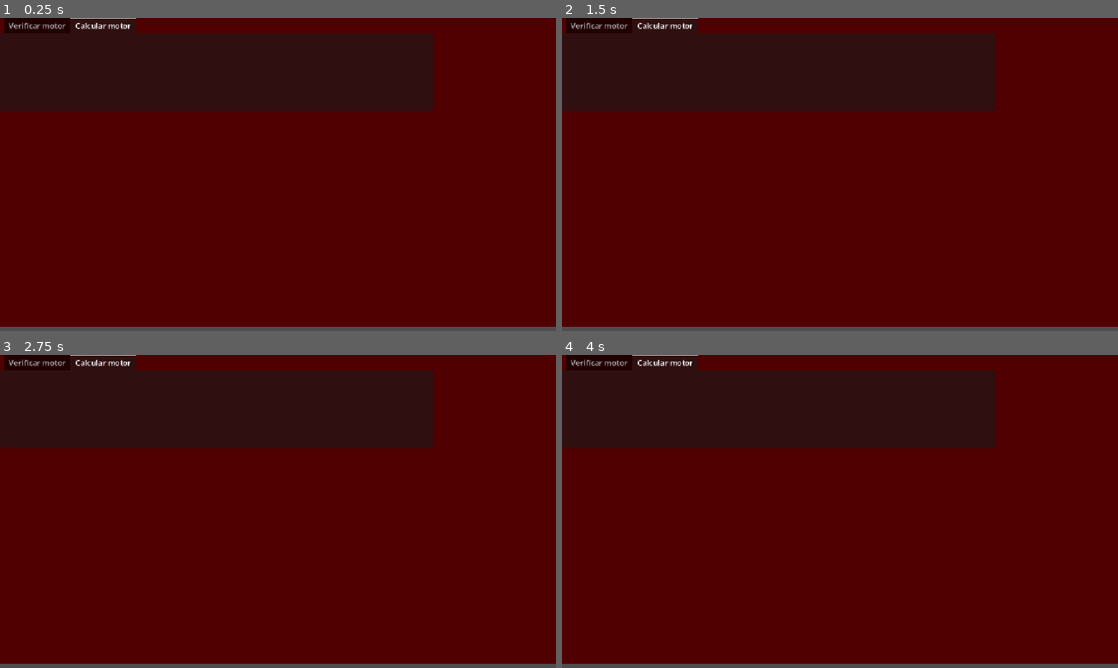
Above: before the commit, frames 1-4 (two rows, left to right).
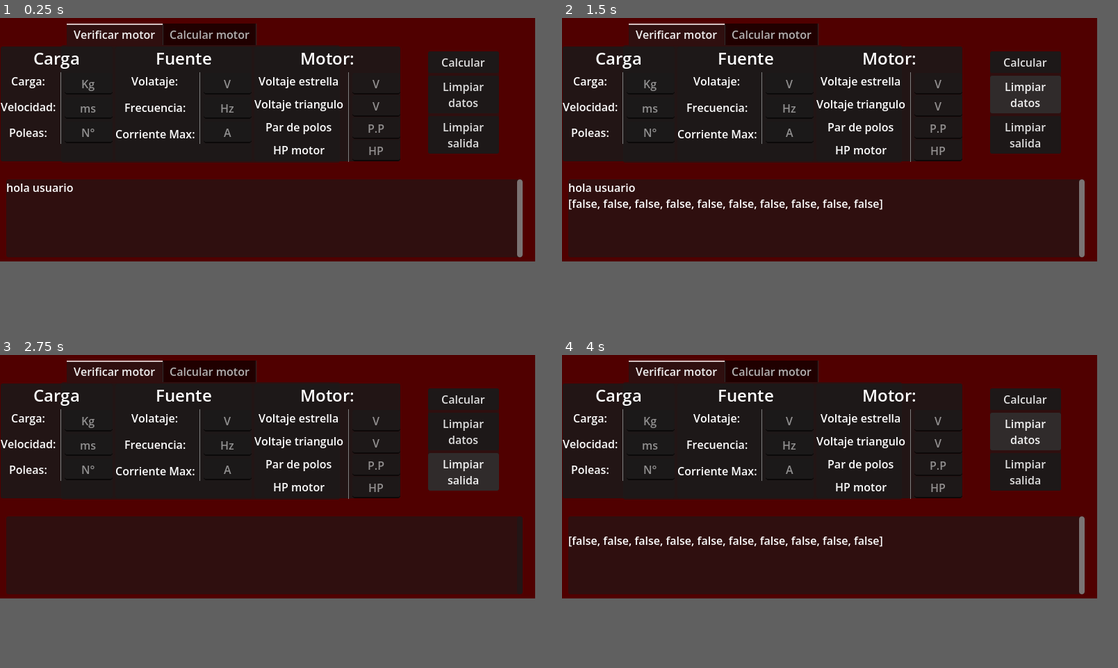
Above: after the commit, the same moments.

Repository: Red-Fox360/Proyecto-calculadora_motor
Game: Godot game, scene res://motor_trifasico.tscn
The game is run twice, just before and just after one commit, with the same random seed, the same clock (stepped at 60 frames per second) and the same inputs.
Inputs (mouse positions are in pixels of both pictures, inside the frame that each line leads up to):
- Up to frame 1 (0.25 s): no input
- Up to frame 2 (1.5 s): click (1045, 74) at 0.5 s, where only the run after the commit has a clickable "Calcular"; click (1045, 115) at 1.25 s, where only the run after the commit has a clickable "Limpiar datos"
- Up to frame 3 (2.75 s): click (483, 505) at 2 s, where only the run after the commit has a clickable "Limpiar salida"
- Up to frame 4 (4 s): click (1045, 411) at 2.75 s, where only the run after the commit has a clickable "Calcular"; click (1045, 452) at 3.5 s, where only the run after the commit has a clickable "Limpiar datos"
In our replay, the window is 800x450 before the commit and 770x350 after it. These sizes can differ from the game's own. Grey fills any space a smaller window leaves; there, only what the larger window draws over its background counts as a difference.

The runs differ from the first frame. In frame 1, 47% of the frame differs, in the area x 0-100%, y 0-100%; in frame 2, 47%; in frame 3, 47%; in frame 4, 47%.

Commit message:
13/11/2026, add code

Diff:
--- a/calculadora.gd
+++ b/calculadora.gd
@@ -205,7 +205,7 @@
 # ============================================================
 # INICIO: PRUEBA RÁPIDA (borrar cuando hagas la interfaz)
 # ============================================================
-func _ready() -> void:
+#func _ready() -> void:
 	# 100 kg, 0.5 m/s, 2 poleas, motor 2 HP 220/380 V, red 380 V, 50 Hz, 4 polos
 	print(caso_1(100, 0.5, 2, 2, 220, 380, 380, 50, 4))
 	print(caso_2(100, 0.5, 2, 380, 50, 4, Conexion.ESTRELLA))
--- a/motor_trifasico.gd
+++ b/motor_trifasico.gd
@@ -1 +1,53 @@
 extends Control
+
+@export var Salida_texto:RichTextLabel
+@export var Selection_tab:TabContainer
+
+#region / variables del caso 1
+@export var Masa:LineEdit # Kg carga
+@export var Velocidad:LineEdit # Velocidad metros por segundo (ms)
+@export var Poleas:LineEdit # Cantidad de poleas
+
+@export var Voltaje:LineEdit # Voltaje fuente
+@export var Frecuencia:LineEdit # Frecuencia fuente
+@export var Corriente:LineEdit # Corriente maxima del motor
+
+@export var Voltaje_estrella:LineEdit
+@export var Voltaje_delta:LineEdit
+@export var Par_polos:LineEdit
+@export var HP:LineEdit
+
+
+#endregion
+
+var Mensaje_salida:= []
+
+func _ready():
+	pass
+
+
+func _on_botoncalculo_pressed() -> void:
+	var Current_selection = Selection_tab.current_tab
+	var Verificar_texto_1 = [Masa.text, Velocidad.text, Poleas.text,
+	Voltaje.text, Frecuencia.text, Corriente.text, Voltaje_estrella.text,
+	Voltaje_delta.text, Par_polos.text, HP.text] # Verificar lineas de texto del caso 1
+	if Current_selection == 0:
+		for i in Verificar_texto_1:
+			print(i)
+			if i == "":
+				Mensaje_salida.append(false)
+			else:
+				Mensaje_salida.append(true)
+		Salida_texto.newline()
+		Salida_texto.add_text(str(Mensaje_salida))
+		Mensaje_salida.clear()
+	else:
+		pass
+
+
+func _on_boton_limpiar_datos_pressed() -> void:
+	pass # Replace with function body.
+
+
+func _on_botonlimpiar_salida_pressed() -> void:
+	Salida_texto.clear()
--- a/motor_trifasico.tscn
+++ b/motor_trifasico.tscn
@@ -2,8 +2,9 @@
 
 [ext_resource type="Script" uid="uid://gfpy8ijba6fj" path="res://motor_trifasico.gd" id="1_xxd2h"]
 [ext_resource type="Script" uid="uid://beyq1d5ltqrvn" path="res://calculadora.gd" id="2_c4hpf"]
-
-[node name="Motor-trifasico" type="Control" unique_id=1614836647]
+[ext_resource type="Script" uid="uid://dpaex35e813ca" path="res://verificar_motor.gd" id="3_2ldxg"]
+
+[node name="Motor-trifasico" type="Control" unique_id=1614836647 node_paths=PackedStringArray("Salida_texto", "Selection_tab", "Masa", "Velocidad", "Poleas", "Voltaje", "Frecuencia", "Corriente", "Voltaje_estrella", "Voltaje_delta", "Par_polos", "HP")]
 layout_mode = 3
 anchors_preset = 15
 anchor_right = 1.0
@@ -11,38 +12,60 @@
 grow_horizontal = 2
 grow_vertical = 2
 script = ExtResource("1_xxd2h")
+Salida_texto = NodePath("output-panel/RichTextLabel")
+Selection_tab = NodePath("TabContainer")
+Masa = NodePath("TabContainer/Verificar motor/PanelContainer/HBoxContainer/Carga/VBoxContainer/HBoxContainer/Valores-carga/Kg")
+Velocidad = NodePath("TabContainer/Verificar motor/PanelContainer/HBoxContainer/Carga/VBoxContainer/HBoxContainer/Valores-carga/Velocidad")
+Poleas = NodePath("TabContainer/Verificar motor/PanelContainer/HBoxContainer/Carga/VBoxContainer/HBoxContainer/Valores-carga/Poleas")
+Voltaje = NodePath("TabContainer/Verificar motor/PanelContainer/HBoxContainer/Fuente/Labels-fuente/HBoxContainer/Valores-fuente/Voltaje")
+Frecuencia = NodePath("TabContainer/Verificar motor/PanelContainer/HBoxContainer/Fuente/Labels-fuente/HBoxContainer/Valores-fuente/Frecuencia")
+Corriente = NodePath("TabContainer/Verificar motor/PanelContainer/HBoxContainer/Fuente/Labels-fuente/HBoxContainer/Valores-fuente/Corriente")
+Voltaje_estrella = NodePath("TabContainer/Verificar motor/PanelContainer/HBoxContainer/Motor/VBoxContainer/HBoxContainer/Valores-motor/Voltaje-estrella")
+Voltaje_delta = NodePath("TabContainer/Verificar motor/PanelContainer/HBoxContainer/Motor/VBoxContainer/HBoxContainer/Valores-motor/Voltaje-triangulo")
+Par_polos = NodePath("TabContainer/Verificar motor/PanelContainer/HBoxContainer/Motor/VBoxContainer/HBoxContainer/Valores-motor/Par-de-polos")
+HP = NodePath("TabContainer/Verificar motor/PanelContainer/HBoxContainer/Motor/VBoxContainer/HBoxContainer/Valores-motor/HP-motor")
 
 [node name="Calculadora" type="Node" parent="." unique_id=378350077]
 script = ExtResource("2_c4hpf")
 
+[node name="Verificar-motor" type="Node" parent="." unique_id=523258808]
+script = ExtResource("3_2ldxg")
+
+[node name="Calcular-motor" type="Node" parent="." unique_id=1580241876]
+
 [node name="ColorRect" type="ColorRect" parent="." unique_id=455429002]
 layout_mode = 0
-offset_top = -8.0
-offset_right = 1152.0
-offset_bottom = 640.0
+offset_top = -3.0
+offset_right = 770.0
+offset_bottom = 352.0
 color = Color(0.3137255, 0, 0, 1)
 
 [node name="TabContainer" type="TabContainer" parent="." unique_id=1171728779]
 layout_mode = 1
 anchors_preset = -1
-anchor_right = 0.7786458
-anchor_bottom = 0.2962963
+anchor_left = 0.114285715
+anchor_top = 0.022857143
+anchor_right = 0.6351191
+anchor_bottom = 0.5942857
 grow_horizontal = 2
 grow_vertical = 2
-current_tab = 1
+current_tab = 0
 metadata/_edit_use_anchors_ = true
 
 [node name="Verificar motor" type="TabBar" parent="TabContainer" unique_id=1481545794]
-visible = false
 layout_mode = 2
 metadata/_tab_index = 0
 
 [node name="PanelContainer" type="PanelContainer" parent="TabContainer/Verificar motor" unique_id=1478335758]
-layout_mode = 0
-offset_left = 8.0
-offset_top = 9.0
-offset_right = 593.0
-offset_bottom = 140.0
+layout_mode = 1
+anchors_preset = 14
+anchor_top = 0.5
+anchor_right = 1.0
+anchor_bottom = 0.5
+offset_top = -82.5
+offset_bottom = 82.5
+grow_horizontal = 2
+grow_vertical = 2
 
 [node name="HBoxContainer" type="HBoxContainer" parent="TabContainer/Verificar motor/PanelContainer" unique_id=1178259563]
 layout_mode = 2
@@ -64,45 +87,43 @@
 
 [node name="Labes-carga" type="VBoxContainer" parent="TabContainer/Verificar motor/PanelContainer/HBoxContainer/Carga/VBoxContainer/HBoxContainer" unique_id=31737182]
 layout_mode = 2
-theme_override_constants/separation = 17
+theme_override_constants/separation = 14
 
 [node name="Label-kg" type="Label" parent="TabContainer/Verificar motor/PanelContainer/HBoxContainer/Carga/VBoxContainer/HBoxContainer/Labes-carga" unique_id=1489020732]
 layout_mode = 2
-text = "Kg de carga"
+text = "Carga:"
 horizontal_alignment = 1
 
 [node name="Label-velocidad" type="Label" parent="TabContainer/Verificar motor/PanelContainer/HBoxContainer/Carga/VBoxContainer/HBoxContainer/Labes-carga" unique_id=675606319]
 layout_mode = 2
-text = "Velocidad deseada"
+text = "Velocidad:"
 horizontal_alignment = 1
 
 [node name="Label-poleas" type="Label" parent="TabContainer/Verificar motor/PanelContainer/HBoxContainer/Carga/VBoxContainer/HBoxContainer/Labes-carga" unique_id=1413107483]
 layout_mode = 2
-text = "Cantidad de poleas"
-horizontal_alignment = 1
-
-[node name="VSeparator" type="VSeparator" parent="TabContainer/Verificar motor/PanelContainer/HBoxContainer/Carga/VBoxContainer/HBoxContainer" unique_id=923276172]
-layout_mode = 2
-theme_override_constants/separation = 5
+text = "Poleas:"
+horizontal_alignment = 1
+
+[node name="VSeparator" type="VSeparator" parent="TabContainer/Verificar motor/PanelContainer/HBoxContainer/Carga/VBoxContainer/HBoxContainer" unique_id=767614175]
+layout_mode = 2
 
 [node name="Valores-carga" type="VBoxContainer" parent="TabContainer/Verificar motor/PanelContainer/HBoxContainer/Carga/VBoxContainer/HBoxContainer" unique_id=500241152]
 layout_mode = 2
-theme_override_constants/separation = 18
-
-[node name="Label-kg" type="Label" parent="TabContainer/Verificar motor/PanelContainer/HBoxContainer/Carga/VBoxContainer/HBoxContainer/Valores-carga" unique_id=389111595]
-layout_mode = 2
-text = "Kg de carga"
-horizontal_alignment = 1
-
-[node name="Label-velocidad" type="Label" parent="TabContainer/Verificar motor/PanelContainer/HBoxContainer/Carga/VBoxContainer/HBoxContainer/Valores-carga" unique_id=1307279484]
-layout_mode = 2
-text = "Velocidad deseada"
-horizontal_alignment = 1
-
-[node name="Label-poleas" type="Label" parent="TabContainer/Verificar motor/PanelContainer/HBoxContainer/Carga/VBoxContainer/HBoxContainer/Valores-carga" unique_id=1129670585]
-layout_mode = 2
-text = "Cantidad de poleas"
-horizontal_alignment = 1
+
+[node name="Kg" type="LineEdit" parent="TabContainer/Verificar motor/PanelContainer/HBoxContainer/Carga/VBoxContainer/HBoxContainer/Valores-carga" unique_id=353465165]
+layout_mode = 2
+placeholder_text = "Kg"
+alignment = 1
+
+[node name="Velocidad" type="LineEdit" parent="TabContainer/Verificar motor/PanelContainer/HBoxContainer/Carga/VBoxContainer/HBoxContainer/Valores-carga" unique_id=666144020]
+layout_mode = 2
+placeholder_text = "ms"
+alignment = 1
+
+[node name="Poleas" type="LineEdit" parent="TabContainer/Verificar motor/PanelContainer/HBoxContainer/Carga/VBoxContainer/HBoxContainer/Valores-carga" unique_id=1914536578]
+layout_mode = 2
+placeholder_text = "N°"
+alignment = 1
 
 [node name="Fuente" type="PanelContainer" parent="TabContainer/Verificar motor/PanelContainer/HBoxContainer" unique_id=1518398301]
 layout_mode = 2
@@ -121,21 +142,21 @@
 
 [node name="Labels-fuente" type="VBoxContainer" parent="TabContainer/Verificar motor/PanelContainer/HBoxContainer/Fuente/Labels-fuente/HBoxContainer" unique_id=183486996]
 layout_mode = 2
-theme_override_constants/separation = 18
+theme_override_constants/separation = 15
 
 [node name="Label-voltaje" type="Label" parent="TabContainer/Verificar motor/PanelContainer/HBoxContainer/Fuente/Labels-fuente/HBoxContainer/Labels-fuente" unique_id=29636258]
 layout_mode = 2
-text = "Volataje fuente"
+text = "Volataje:"
 horizontal_alignment = 1
 
 [node name="Label-frecuencia" type="Label" parent="TabContainer/Verificar motor/PanelContainer/HBoxContainer/Fuente/Labels-fuente/HBoxContainer/Labels-fuente" unique_id=365345414]
 layout_mode = 2
-text = "Frecuencia fuente"
+text = "Frecuencia:"
 horizontal_alignment = 1
 
 [node name="Label-corriente" type="Label" parent="TabContainer/Verificar motor/PanelContainer/HBoxContainer/Fuente/Labels-fuente/HBoxContainer/Labels-fuente" unique_id=1088673037]
 layout_mode = 2
-text = "Corriente fuente"
+text = "Corriente Max:"
 horizontal_alignment = 1
 
 [node name="VSeparator" type="VSeparator" parent="TabContainer/Verificar motor/PanelContainer/HBoxContainer/Fuente/Labels-fuente/HBoxContainer" unique_id=244622206]
@@ -143,22 +164,21 @@
 
 [node name="Valores-fuente" type="VBoxContainer" parent="TabContainer/Verificar motor/PanelContainer/HBoxContainer/Fuente/Labels-fuente/HBoxContainer" unique_id=368401969]
 layout_mode = 2
-theme_override_constants/separation = 19
-
-[node name="Label-voltaje" type="Label" parent="TabContainer/Verificar motor/PanelContainer/HBoxContainer/Fuente/Labels-fuente/HBoxContainer/Valores-fuente" unique_id=436466786]
-layout_mode = 2
-text = "Volataje fuente"
-horizontal_alignment = 1
-
-[node name="Label-frecuencia" type="Label" parent="TabContainer/Verificar motor/PanelContainer/HBoxContainer/Fuente/Labels-fuente/HBoxContainer/Valores-fuente" unique_id=1764459719]
-layout_mode = 2
-text = "Frecuencia fuente"
-horizontal_alignment = 1
-
-[node name="Label-corriente" type="Label" parent="TabContainer/Verificar motor/PanelContainer/HBoxContainer/Fuente/Labels-fuente/HBoxContainer/Valores-fuente" unique_id=1700886618]
-layout_mode = 2
-text = "Corriente fuente"
-horizontal_alignment = 1
+
+[node name="Voltaje" type="LineEdit" parent="TabContainer/Verificar motor/PanelContainer/HBoxContainer/Fuente/Labels-fuente/HBoxContainer/Valores-fuente" unique_id=1894862882]
+layout_mode = 2
+placeholder_text = "V"
+alignment = 1
+
+[node name="Frecuencia" type="LineEdit" parent="TabContainer/Verificar motor/PanelContainer/HBoxContainer/Fuente/Labels-fuente/HBoxContainer/Valores-fuente" unique_id=120308902]
+layout_mode = 2
+placeholder_text = "Hz"
+alignment = 1
+
+[node name="Corriente" type="LineEdit" parent="TabContainer/Verificar motor/PanelContainer/HBoxContainer/Fuente/Labels-fuente/HBoxContainer/Valores-fuente" unique_id=622652993]
+layout_mode = 2
+placeholder_text = "A"
+alignment = 1
 
 [node name="Motor" type="PanelContainer" parent="TabContainer/Verificar motor/PanelContainer/HBoxContainer" unique_id=708523305]
 layout_mode = 2
@@ -177,6 +197,7 @@
 
 [node name="Labels-motor" type="VBoxContainer" parent="TabContainer/Verificar motor/PanelContainer/HBoxContainer/Motor/VBoxContainer/HBoxContainer" unique_id=443874052]
 layout_mode = 2
+theme_override_constants/separation = 10
 
 [node name="Label5" type="Label" parent="TabContainer/Verificar motor/PanelContainer/HBoxContainer/Motor/VBoxContainer/HBoxContainer/Labels-motor" unique_id=1133347613]
 layout_mode = 2
@@ -203,29 +224,234 @@
 
 [node name="Valores-motor" type="VBoxContainer" parent="TabContainer/Verificar motor/PanelContainer/HBoxContainer/Motor/VBoxContainer/HBoxContainer" unique_id=1413275153]
 layout_mode = 2
-
-[node name="Label5" type="Label" parent="TabContainer/Verificar motor/PanelContainer/HBoxContainer/Motor/VBoxContainer/HBoxContainer/Valores-motor" unique_id=355195742]
-layout_mode = 2
-text = "Voltaje estrella"
-horizontal_alignment = 1
-
-[node name="Label6" type="Label" parent="TabContainer/Verificar motor/PanelContainer/HBoxContainer/Motor/VBoxContainer/HBoxContainer/Valores-motor" unique_id=1746692695]
-layout_mode = 2
-text = "Voltaje triangulo"
-horizontal_alignment = 1
-
-[node name="Label7" type="Label" parent="TabContainer/Verificar motor/PanelContainer/HBoxContainer/Motor/VBoxContainer/HBoxContainer/Valores-motor" unique_id=940424509]
-layout_mode = 2
-text = "Par de polos"
-horizontal_alignment = 1
-
-[node name="Label4" type="Label" parent="TabContainer/Verificar motor/PanelContainer/HBoxContainer/Motor/VBoxContainer/HBoxContainer/Valores-motor" unique_id=1934113102]
-layout_mode = 2
-text = "HP motor"
-horizontal_alignment = 1
+theme_override_constants/separation = 1
+
+[node name="Voltaje-estrella" type="LineEdit" parent="TabContainer/Verificar motor/PanelContainer/HBoxContainer/Motor/VBoxContainer/HBoxContainer/Valores-motor" unique_id=342155400]
+layout_mode = 2
+placeholder_text = "V"
+alignment = 1
+
+[node name="Voltaje-triangulo" type="LineEdit" parent="TabContainer/Verificar motor/PanelContainer/HBoxContainer/Motor/VBoxContainer/HBoxContainer/Valores-motor" unique_id=1289746421]
+layout_mode = 2
+placeholder_text = "V"
+alignment = 1
+
+[node name="Par-de-polos" type="LineEdit" parent="TabContainer/Verificar motor/PanelContainer/HBoxContainer/Motor/VBoxContainer/HBoxContainer/Valores-motor" unique_id=183306446]
+layout_mode = 2
+placeholder_text = "P.P"
+alignment = 1
+
+[node name="HP-motor" type="LineEdit" parent="TabContainer/Verificar motor/PanelContainer/HBoxContainer/Motor/VBoxContainer/HBoxContainer/Valores-motor" unique_id=1169539831]
+layout_mode = 2
+placeholder_text = "HP"
+alignment = 1
 
 [node name="Calcular motor" type="TabBar" parent="TabContainer" unique_id=226255679]
+visible = false
 layout_mode = 2
 tab_alignment = 1
 tab_close_display_policy = 2
 metadata/_tab_index = 1
+
+[node name="PanelContainer" type="PanelContainer" parent="TabContainer/Calcular motor" unique_id=428794494]
+layout_mode = 1
+anchors_preset = 14
+anchor_top = 0.5
+anchor_right = 1.0
+anchor_bottom = 0.5
+offset_top = -87.0
+offset_bottom = 87.0
+grow_horizontal = 2
+grow_vertical = 2
+
+[node name="VBoxContainer" type="HBoxContainer" parent="TabContainer/Calcular motor/PanelContainer" unique_id=1873730155]
+layout_mode = 2
+
+[node name="Carga" type="PanelContainer" parent="TabContainer/Calcular motor/PanelContainer/VBoxContainer" unique_id=219336785]
+layout_mode = 2
+
+[node name="VBoxContainer" type="VBoxContainer" parent="TabContainer/Calcular motor/PanelContainer/VBoxContainer/Carga" unique_id=309546509]
+layout_mode = 2
+
+[node name="Label" type="Label" parent="TabContainer/Calcular motor/PanelContainer/VBoxContainer/Carga/VBoxContainer" unique_id=502386594]
+layout_mode = 2
+theme_override_font_sizes/font_size = 24
+text = "Carga:"
+horizontal_alignment = 1
+
+[node name="HBoxContainer" type="HBoxContainer" parent="TabContainer/Calcular motor/PanelContainer/VBoxContainer/Carga/VBoxContainer" unique_id=1963841543]
+layout_mode = 2
+
+[node name="Labels" type="VBoxContainer" parent="TabContainer/Calcular motor/PanelContainer/VBoxContainer/Carga/VBoxContainer/HBoxContainer" unique_id=1256821080]
+layout_mode = 2
+theme_override_constants/separation = 16
+
+[node name="Label" type="Label" parent="TabContainer/Calcular motor/PanelContainer/VBoxContainer/Carga/VBoxContainer/HBoxContainer/Labels" unique_id=1584145195]
+layout_mode = 2
+text = "Carga:"
+horizontal_alignment = 1
+
+[node name="Label2" type="Label" parent="TabContainer/Calcular motor/PanelContainer/VBoxContainer/Carga/VBoxContainer/HBoxContainer/Labels" unique_id=600132150]
+layout_mode = 2
+text = "Velocidad:"
+horizontal_alignment = 1
+
+[node name="Label3" type="Label" parent="TabContainer/Calcular motor/PanelContainer/VBoxContainer/Carga/VBoxContainer/HBoxContainer/Labels" unique_id=279230727]
+layout_mode = 2
+text = "Poleas:"
+horizontal_alignment = 1
+
+[node name="VSeparator" type="VSeparator" parent="TabContainer/Calcular motor/PanelContainer/VBoxContainer/Carga/VBoxContainer/HBoxContainer" unique_id=122793765]
+layout_mode = 2
+
+[node name="Values" type="VBoxContainer" parent="TabContainer/Calcular motor/PanelContainer/VBoxContainer/Carga/VBoxContainer/HBoxContainer" unique_id=2051939417]
+layout_mode = 2
+theme_override_constants/separation = 5
+
+[node name="LineEdit" type="LineEdit" parent="TabContainer/Calcular motor/PanelContainer/VBoxContainer/Carga/VBoxContainer/HBoxContainer/Values" unique_id=313137653]
+layout_mode = 2
+placeholder_text = "Kg"
+alignment = 1
+
+[node name="LineEdit2" type="LineEdit" parent="TabContainer/Calcular motor/PanelContainer/VBoxContainer/Carga/VBoxContainer/HBoxContainer/Values" unique_id=725268723]
+layout_mode = 2
+placeholder_text = "ms"
+alignment = 1
+
+[node name="LineEdit3" type="LineEdit" parent="TabContainer/Calcular motor/PanelContainer/VBoxContainer/Carga/VBoxContainer/HBoxContainer/Values" unique_id=1040488800]
+layout_mode = 2
+placeholder_text = "ms"
+alignment = 1
+
+[node name="Fuente" type="PanelContainer" parent="TabContainer/Calcular motor/PanelContainer/VBoxContainer" unique_id=362656652]
+layout_mode = 2
+
+[node name="VBoxContainer" type="VBoxContainer" parent="TabContainer/Calcular motor/PanelContainer/VBoxContainer/Fuente" unique_id=73738771]
+layout_mode = 2
+
+[node name="Label" type="Label" parent="TabContainer/Calcular motor/PanelContainer/VBoxContainer/Fuente/VBoxContainer" unique_id=1862918611]
+layout_mode = 2
+theme_override_font_sizes/font_size = 24
+text = "Alimentacion:"
+horizontal_alignment = 1
+
+[node name="HBoxContainer" type="HBoxContainer" parent="TabContainer/Calcular motor/PanelContainer/VBoxContainer/Fuente/VBoxContainer" unique_id=343285210]
+layout_mode = 2
+
+[node name="Labels" type="VBoxContainer" parent="TabContainer/Calcular motor/PanelContainer/VBoxContainer/Fuente/VBoxContainer/HBoxContainer" unique_id=662986166]
+layout_mode = 2
+theme_override_constants/separation = 13
+
+[node name="Label" type="Label" parent="TabContainer/Calcular motor/PanelContainer/VBoxContainer/Fuente/VBoxContainer/HBoxContainer/Labels" unique_id=422250970]
+layout_mode = 2
+text = "Voltaje: "
+horizontal_alignment = 1
+
+[node name="Label3" type="Label" parent="TabContainer/Calcular motor/PanelContainer/VBoxContainer/Fuente/VBoxContainer/HBoxContainer/Labels" unique_id=753449791]
+layout_mode = 2
+text = "Frecuencia: "
+horizontal_alignment = 1
+
+[node name="Label2" type="Label" parent="TabContainer/Calcular motor/PanelContainer/VBoxContainer/Fuente/VBoxContainer/HBoxContainer/Labels" unique_id=1474382765]
+layout_mode = 2
+text = "Par Polos: "
+horizontal_alignment = 1
+
+[node name="Label4" type="Label" parent="TabContainer/Calcular motor/PanelContainer/VBoxContainer/Fuente/VBoxContainer/HBoxContainer/Labels" unique_id=417446320]
+layout_mode = 2
+text = "Conexion: "
+horizontal_alignment = 1
+
+[node name="VSeparator" type="VSeparator" parent="TabContainer/Calcular motor/PanelContainer/VBoxContainer/Fuente/VBoxContainer/HBoxContainer" unique_id=1189558125]
+layout_mode = 2
+
+[node name="Value" type="VBoxContainer" parent="TabContainer/Calcular motor/PanelContainer/VBoxContainer/Fuente/VBoxContainer/HBoxContainer" unique_id=122155022]
+layout_mode = 2
+
+[node name="LineEdit" type="LineEdit" parent="TabContainer/Calcular motor/PanelContainer/VBoxContainer/Fuente/VBoxContainer/HBoxContainer/Value" unique_id=341589302]
+layout_mode = 2
+placeholder_text = "V"
+alignment = 1
+
+[node name="LineEdit3" type="LineEdit" parent="TabContainer/Calcular motor/PanelContainer/VBoxContainer/Fuente/VBoxContainer/HBoxContainer/Value" unique_id=445613344]
+layout_mode = 2
+placeholder_text = "Hz"
+alignment = 1
+
+[node name="LineEdit2" type="LineEdit" parent="TabContainer/Calcular motor/PanelContainer/VBoxContainer/Fuente/VBoxContainer/HBoxContainer/Value" unique_id=282202773]
+layout_mode = 2
+placeholder_text = "P.P"
+alignment = 1
+
+[node name="OptionButton" type="OptionButton" parent="TabContainer/Calcular motor/PanelContainer/VBoxContainer/Fuente/VBoxContainer/HBoxContainer/Value" unique_id=1522236568]
+layout_mode = 2
+selected = 0
+item_count = 2
+popup/item_0/text = "Estrella"
+popup/item_0/id = 0
+popup/item_1/text = "Triangulo"
+popup/item_1/id = 1
+
+[node name="Button-panel" type="PanelContainer" parent="." unique_id=1438813138]
+layout_mode = 1
+anchors_preset = -1
+anchor_left = 0.551
+anchor_top = 0.11100001
+anchor_right = 0.683
+anchor_bottom = 0.537
+offset_left = 191.73001
+offset_top = 9.149998
+offset_right = 192.08997
+offset_bottom = 7.050003
+
+[node name="VBoxContainer" type="VBoxContainer" parent="Button-panel" unique_id=763418986]
+layout_mode = 2
+
+[node name="PanelContainer" type="PanelContainer" parent="Button-panel/VBoxContainer" unique_id=600611538]
+layout_mode = 2
+
+[node name="boton-calculo" type="Button" parent="Button-panel/VBoxContainer/PanelContainer" unique_id=1043169473]
+layout_mode = 2
+text = "Calcular"
+icon_alignment = 1
+
+[node name="PanelContainer2" type="PanelContainer" parent="Button-panel/VBoxContainer" unique_id=1359246774]
+layout_mode = 2
+
+[node name="boton-Limpiar_datos" type="Button" parent="Button-panel/VBoxContainer/PanelContainer2" unique_id=343815371]
+layout_mode = 2
+text = "Limpiar
+datos"
+icon_alignment = 1
+
+[node name="PanelContainer3" type="PanelContainer" parent="Button-panel/VBoxContainer" unique_id=548083875]
+layout_mode = 2
+
+[node name="boton-limpiar_salida" type="Button" parent="Button-panel/VBoxContainer/PanelContainer3" unique_id=1471874036]
+layout_mode = 2
+text = "Limpiar
+salida"
+icon_alignment = 1
+
+[node name="output-panel" type="PanelContainer" parent="." unique_id=1538158281]
+layout_mode = 1
+anchors_preset = -1
+anchor_left = 0.010000001
+anchor_top = 0.66300005
+anchor_right = 0.97700006
+anchor_bottom = 0.98300004
+offset_left = 1.2999992
+offset_top = -0.05001831
+offset_right = -0.29003906
+offset_bottom = -0.05001831
+
+[node name="RichTextLabel" type="RichTextLabel" parent="output-panel" unique_id=1647538096]
+layout_mode = 2
+bbcode_enabled = true
+text = "hola usuario"
+scroll_following = true
+scroll_following_visible_characters = true
+
+[connection signal="pressed" from="Button-panel/VBoxContainer/PanelContainer/boton-calculo" to="." method="_on_botoncalculo_pressed"]
+[connection signal="pressed" from="Button-panel/VBoxContainer/PanelContainer2/boton-Limpiar_datos" to="." method="_on_boton_limpiar_datos_pressed"]
+[connection signal="pressed" from="Button-panel/VBoxContainer/PanelContainer3/boton-limpiar_salida" to="." method="_on_botonlimpiar_salida_pressed"]
--- a/project.godot
+++ b/project.godot
@@ -17,6 +17,8 @@
 
 [display]
 
+window/size/viewport_width=770
+window/size/viewport_height=350
 window/stretch/mode="canvas_items"
 window/stretch/aspect="expand"
 
--- /dev/null
+++ b/verificar_motor.gd
@@ -0,0 +1 @@
+extends Node
Not shown, added: verificar_motor.gd.uid
